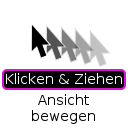
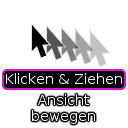
Layers edited between the first and the second 128 x 128 image:
painted on "Ansicht ..." over [32, 94, 95, 124]
painted on "Drop Shadow" over [30, 92, 97, 126]
